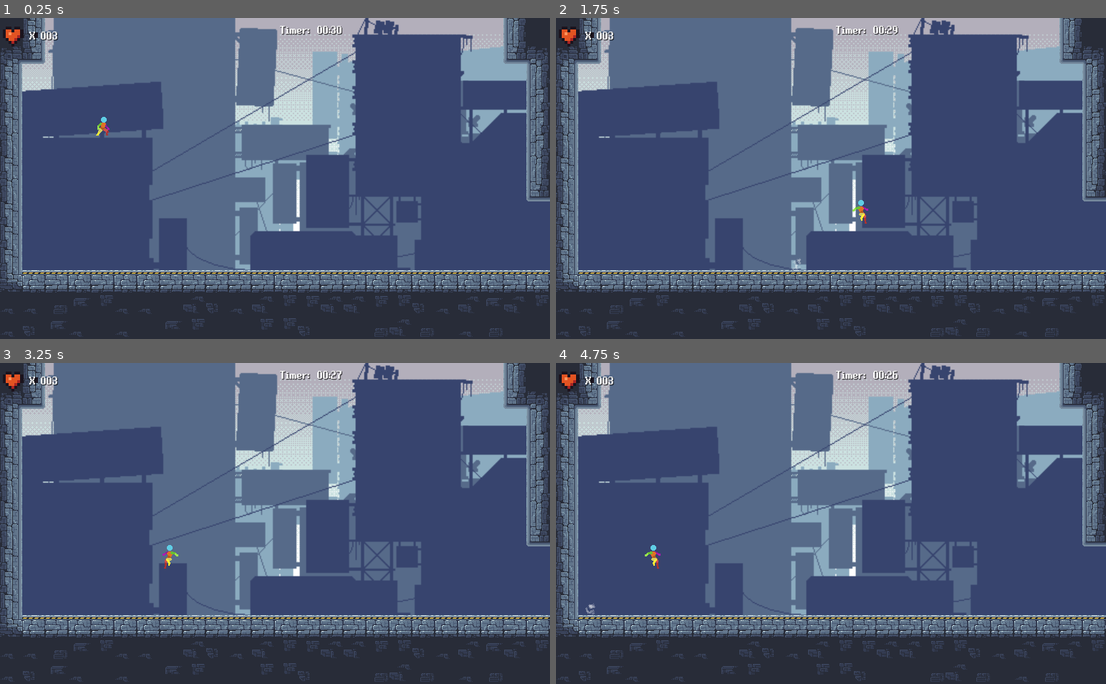
Above: before the commit, frames 1-4 (two rows, left to right).
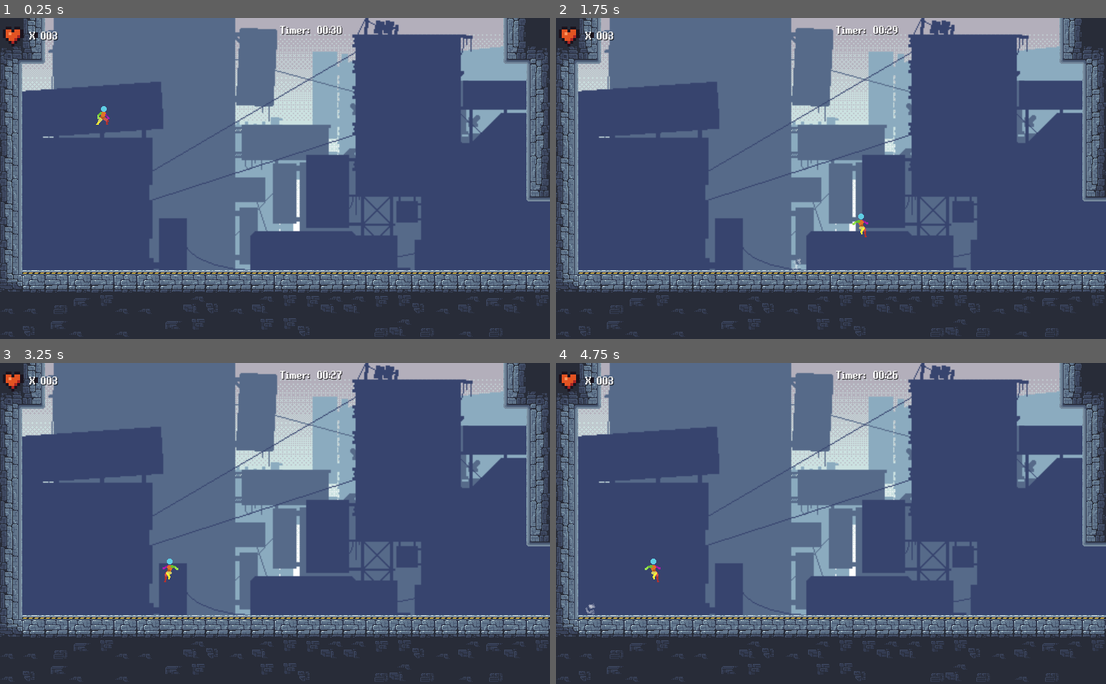
Above: after the commit, the same moments.

Repository: Eduardo-Pyment/Alquimista_dos_Sonhos-A_ultima_semente
Game: Godot game, scene res://Scenes/node_2d.tscn
The game is run twice, just before and just after one commit, with the same random seed, the same clock (stepped at 60 frames per second) and the same inputs. This scene is started directly instead of the project's main scene.
Inputs:
- Up to frame 1 (0.25 s): no input
- Up to frame 2 (1.75 s): tap Enter (ui_accept) at 0.5, 0.77, 1.52 s; hold Right (ui_right) from 0.53 s (still down)
- Up to frame 3 (3.25 s): release Right (ui_right) at 2.03 s; hold Left (ui_left) from 2.03 s (still down); tap Enter (ui_accept) at 3.02 s
- Up to frame 4 (4.75 s): tap Enter (ui_accept) at 3.77, 4.52 s; release Left (ui_left) at 4.28 s; hold Right (ui_right) from 4.28 s (still down)

The runs differ from the first frame. In frame 1, 0.1% of the frame differs, in the area x 17-20%, y 27-37%; in frame 2, 0.1%, in the area x 53-57%, y 56-69%; in frame 3, 0.1%; in frame 4, 0.1%.

Commit message:
Resoluçao bug pulo e moleculas
diminui o pulo do personagem

Diff:
--- a/Assets/Textures/Animation/Player/Player.gd
+++ b/Assets/Textures/Animation/Player/Player.gd
@@ -13,12 +13,14 @@
 var recovery_duration: float = 0.1
 
 @export var TempoPuloAlturaMax: float = 0.3
-@export var PuloAltura: float = 70
+@export var PuloAltura: float = 50
 @export var PuloDistancia: int = 3
 
 signal player_morreu()
 
 func _ready():
+	Globais.oxigenio = 0
+	Globais.hidrogenio = 0
 	Globais.agua = 0
 	Gravidade = (2 * PuloAltura / pow(TempoPuloAlturaMax, 2))
 	VelocidadePulo = Gravidade * TempoPuloAlturaMax
